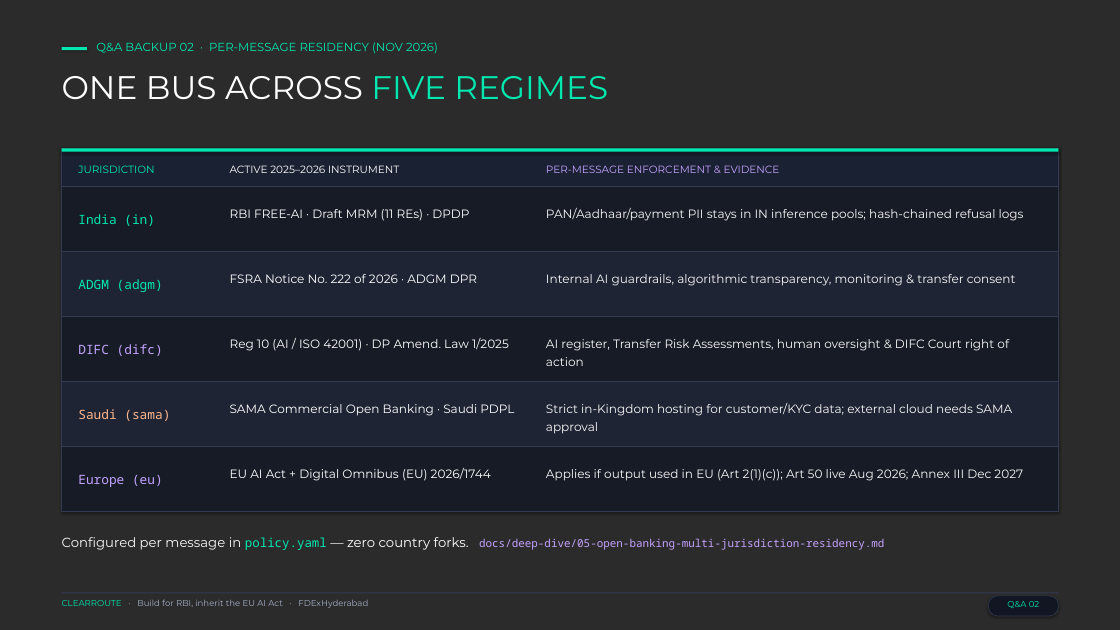
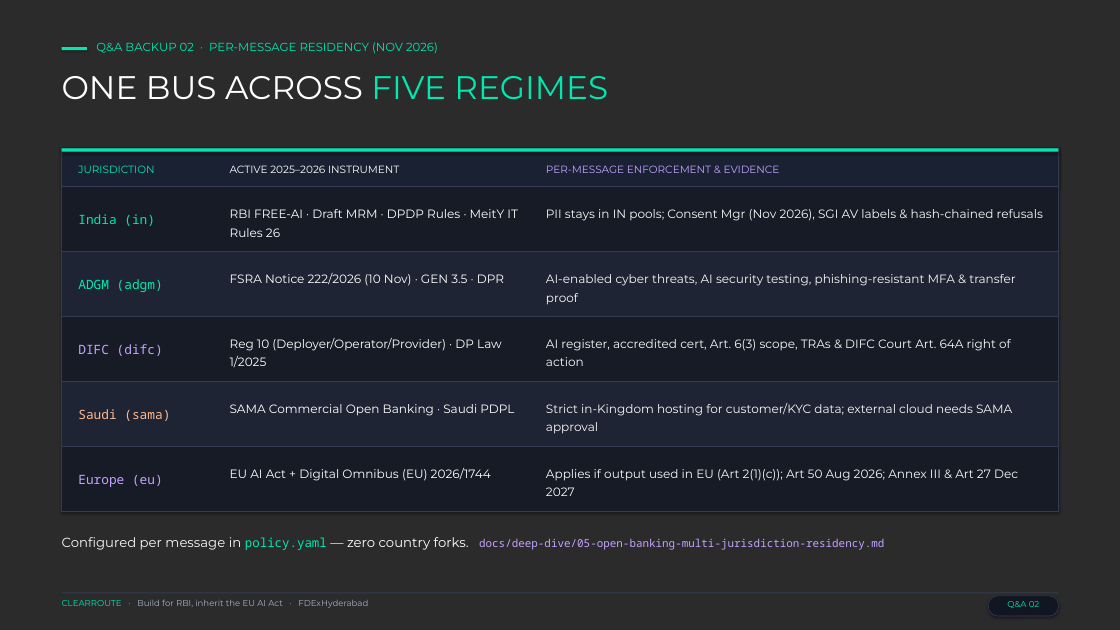
Before and after one commit to PratikDhanave/Build-For-RBI-Inherit-The-EU-AI-Act, a slide deck: slide 25 of build-for-rbi-ppt.pptx. Drawn at 1120x630 pixels with LibreOffice and Linux fonts; fonts in the diff are those of the drawing; background and template pictures are left out; a plain dark background stands for a picture behind light text. Boxes give left, top, right and bottom in pixels: in the first picture for what was removed or moved away, otherwise in the second. Text is boxed around its words. In the diff, an @@ line names an element or a change of style, - is before the commit and + after.

```diff
--- a/build-for-rbi-ppt.pptx
+++ b/build-for-rbi-ppt.pptx
@@ text at bbox=[230, 209, 518, 237]: text changed @@
-RBI FREE-AI · Draft MRM (11 REs) · DPDP
+RBI FREE-AI · Draft MRM · DPDP Rules · MeitY IT Rules 26
@@ text at bbox=[546, 209, 1043, 221]: text changed @@
-PAN/Aadhaar/payment PII stays in IN inference pools; hash-chained refusal logs
+PII stays in IN pools; Consent Mgr (Nov 2026), SGI AV labels & hash-chained refusals
@@ text at bbox=[230, 273, 504, 286]: text changed @@
-FSRA Notice No. 222 of 2026 · ADGM DPR
+FSRA Notice 222/2026 (10 Nov) · GEN 3.5 · DPR
@@ text at bbox=[546, 274, 1015, 305]: text changed @@
-Internal AI guardrails, algorithmic transparency, monitoring & transfer consent
+AI-enabled cyber threats, AI security testing, phishing-resistant MFA & transfer proof
@@ text at bbox=[230, 338, 502, 367]: text changed @@
-Reg 10 (AI / ISO 42001) · DP Amend. Law 1/2025
+Reg 10 (Deployer/Operator/Provider) · DP Law 1/2025
@@ text at bbox=[546, 339, 1011, 366]: text changed @@
-AI register, Transfer Risk Assessments, human oversight & DIFC Court right of action
+AI register, accredited cert, Art. 6(3) scope, TRAs & DIFC Court Art. 64A right of action
@@ text at bbox=[546, 469, 1018, 496]: text changed @@
-Applies if output used in EU (Art 2(1)(c)); Art 50 live Aug 2026; Annex III Dec 2027
+Applies if output used in EU (Art 2(1)(c)); Art 50 Aug 2026; Annex III & Art 27 Dec 2027
```
Also in this commit, not shown: 3 other slides changed, 17 other files.
